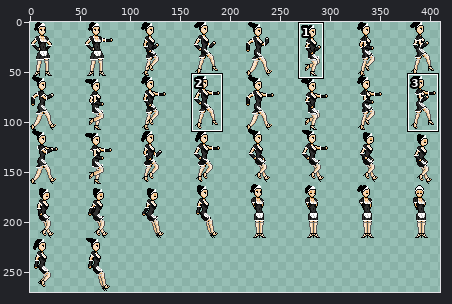
Sprite sheet -- Platformer/Assets/Images/HeroineBase.png. The picture above shows the old version from afar; the outline marks the close-up.
Close-up. Before the edit:
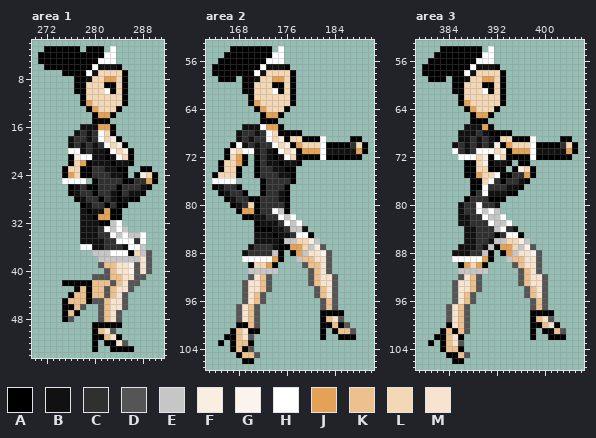
The file is 432x270 pixels. Colours within 5 levels of each other are drawn and written as one. Shown: area 1: x 270..291, y 2..54; area 2: x 163..190, y 53..107; area 3: x 379..406, y 53..107. The wide view leaves out empty margins. The commit also changed other parts of the picture, which this record leaves out.
Palette (. is transparent): A #000000  B #111111  C #303030  D #555555  E #c6c6c6  F #f8eee2  G #faf4ec  H #ffffff  J #e3a256  K #ecc18e  L #f4d7b5  M #f8e4ce
Pixels before, area 1, first column x 271:
 3 .AAAAAA.AAA.H.......
 4 AAAAAAAAAAAHH.......
 5 AAAAAAAAAAHHH.......
 6 .AAAAAAAAHBBBA......
 7 ....AAAAHBLLLLA.....
 8 ......AABLLJJLA.....
 9 ......AALLLAALA.....
10 ......AALLLHALA.....
11 .......ALLLLLLA.....
12 .......AJLLLLLA.....
13 ........AJLLLA......
14 .........AJJA.......
15 .........AAA........
16 .......BBBJJA.......
17 ......BCBCHLA.......
18 .....BCCBCHLFA......
19 .....BCBCBCHLFA.....
20 .....HHBCBBAHLFA....
21 .....AFHHBBABHLA....
22 .....ALJABBBABBA....
23 ....ALLAACCBBAA..AA.
24 ....AJLAACCCBBA.AFLA
25 ....HHHH.ACCCCAACCJA
26 .....ABCAACCCACCCBA.
27 .....ABCCACCBACBBA..
28 ......ABCCACBABAA...
29 .......ABCCACAA.....
30 .......BABBJAA......
31 .......BBAJJAA......
32 .......BBBAAEH......
33 .......BBBCHEHE.....
34 .......BBBCCHEHEEH..
35 .......BBBBCCHHHCH..
36 .......HHBBCCCBHHE..
37 .........EEEHHHALED.
38 ..........EEEEEEEMD.
39 ..........DKKMMGDMD.
40 ...........DKMMGDMD.
41 .........DDDKKMMDD..
42 ....AAAAAKKKDKMDD...
43 ......AKAKKDKMMD....
44 .....AKKAKKDKMD.....
45 ....AKKKADDKMMD.....
46 ....AAKD..DKMMD.....
47 ....AKA...DKMD......
48 ....AD....DKMD......
49 .........AAAAA......
50 .........AKMD.......
51 .........AAKMA......
52 .........A.AAMD.....
53 .........A..AAAA....
Pixels before, area 2, first column x 164:
 54 ...AAAAAAA.H..............
 55 ..AAAAAAAAHH..............
 56 .AAAAAAAAHHH..............
 57 AAAAAAAAHBBBA.............
 58 AAAAAAAHBLLLLA............
 59 .AAA.AABLLJJLA............
 60 .....AALLLAALA............
 61 .....AALLLHALA............
 62 ......ALLLLLLA............
 63 ......AJLLLLLA............
 64 .......AJLLLA.............
 65 ........AJJA..............
 66 ........AAA...............
 67 .....BBBHJJA..............
 68 ....BCCBCHLAAAA...........
 69 ....BCBCCHLFALLAAAH....AA.
 70 ...AHBCBCCHLFAJLLLHAAAACLA
 71 ..AFLHHBCBAHLFAJJJHBBBBBJA
 72 ..ALJA.ACBABHLAAAAHAAAAAA.
 73 .ALLJA.ACBBABBA...........
 74 .ALLA..ACCBBAA............
 75 ALLLA..ACCCBBA............
 76 HHHH....ACCCCA............
 77 ABCCA...ACCCA.............
 78 .ABCCA..ACCBA.............
 79 ..ABCCAACCCBA.............
 80 ...ABCLACCCCA.............
 81 ....AJJACCHEA.............
 82 .....AABBCCHEH............
 83 .......ABBBCHEH...........
 84 .......AAABBCEEB..........
 85 .......BBBABBCHHA.........
 86 .......BBBBAEELLFE........
 87 ......BCCCBAAJJLEFD.......
 88 .....BCCCCEA.AJEMMGD......
 89 .....HHHHHJA..EKKMMD......
 90 ......ALLJA....DKKMD......
 91 ......EEEEE.....DKMD......
 92 ......DMKD......DKMMD.....
 93 .....DMMKD......DKMMD.....
 94 .....DMMKD.......DKMD.....
 95 .....DMKD........DKMD.....
 96 .....DMKD.........DKD.....
 97 ....DMKD..........DKD.....
 98 ....DMKD..........AAAA....
 99 ....DMKD..........AKMD....
100 ....AAKD..........AAKAD...
101 ...AKMAA..........A.AKKD..
102 ..AAKMD...........A..AAA..
103 .A.AKKA...................
104 ...AKAD...................
105 ....AKKD..................
106 .....AA...................
Pixels before, area 3, first column x 380:
 54 ...AAAAAAA.H..............
 55 ..AAAAAAAAHH..............
 56 .AAAAAAAAHHH..............
 57 AAAAAAAAHBBBA.............
 58 AAAAAAAHBLLLLA............
 59 .AAA.AABLLJJLA............
 60 .....AALLLAALA............
 61 .....AALLLHALA............
 62 ......ALLLLLLA............
 63 ......AJLLLLLA............
 64 .......AJLLLA.............
 65 ........AJJA..............
 66 ........AAA...............
 67 .......BBBJA..............
 68 ......BBBCBAAAA...........
 69 ......BBCBCBALLAAAH....AA.
 70 .....BCBCBCBFAJLLLHAAAACLA
 71 .....HCBCHHHLFAJJJHBBBBBJA
 72 ......HHHLFAHLAAAAHAAAAAA.
 73 .......AALFABBA.AA........
 74 .......AALLAAA.AFLA.......
 75 .......AAJLLHAACCJA.......
 76 ........AALHCACCBA........
 77 ........AAHCCCBBA.........
 78 ........ACHBBBAA..........
 79 .......ACCCAAA............
 80 ......BCCHCCB.............
 81 ......BCCHEHE.............
 82 ......BBCCHEEH............
 83 ......BBCCCHEEH...........
 84 .......BBCCCEHCB..........
 85 .......BBCCCACHHA.........
 86 .......BBCCBEELLFE........
 87 ......BBBCBEAJJLEGD.......
 88 .....BBBCCEA.AJEMMGD......
 89 .....HHHHHJA..EKKMMD......
 90 ......AJLJA....DKMMD......
 91 ......EEEEE.....DKMD......
 92 ......DMKD......DKMMD.....
 93 .....DMMKD......DKMMD.....
 94 .....DMMKD.......DKMD.....
 95 .....DMKD........DKMD.....
 96 .....DMKD.........DKD.....
 97 ....DMKD..........DKD.....
 98 ....DMKD..........AAAA....
 99 ....DMKD..........AKMD....
100 ....AMKD..........AAKMA...
101 ...AKAKD..........A.AAKD..
102 ..AAKMA...........A..AAA..
103 .A.AKMD...................
104 ...AKKA...................
105 ....AAKD..................
106 .....AA...................
The same view after the edit:
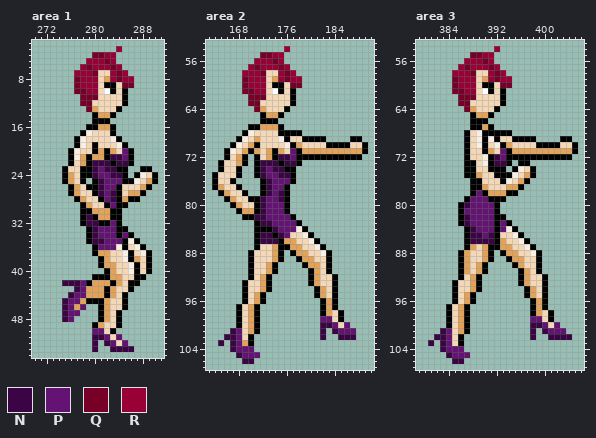
Colours new in this view: N #3b0545  P #651275  Q #770029  R #990035
Changes in this commit:
Changed rows in their new state; - is an unchanged pixel.
Area 1:
first column x 271:
 3 -......-...-.R-----
 4 .........QQRR------
 5 ........RRRQR------
 6 -......RQRRRQR-----
 7 ----..RRRQ--RQR----
 8 ------QRRR--RQRR---
 9 ------QRRR----QQ---
10 ------QQRR---------
11 -------QQQ---------
12 -------QQ----------
13 --------Q----------
16 -------.AA---------
17 ------.AFLL--------
18 -----.AFLLL--------
19 -----.AFLALL-------
20 -----AFLLAJ-J-P----
21 -------JAJJ-NNP----
22 ---------NNN-NN----
23 ---------NPNN------
24 ---------NPPNN-----
25 ----AJLA--NPPP--FL-
26 ------JL--NPP-LLLJ-
27 ------JLL-NPN-LJJ--
28 -------JLL-PN-J----
29 --------JLL-P------
30 -------A-JJ--------
31 -------AN----------
32 -------ANN--PA-----
33 -------.ANPPPAA----
34 -------.ANPPPAPA..-
35 -------.ANNPPPAFA.-
36 -------..APPPFALFA-
37 ---------AJJLLF--FA
38 ----------AJLLFAJLA
39 ----------AJJLLFALA
40 -----------AJLLFALA
41 ---------AAAJJLLAA-
42 ----NNNP-JJJAJLAA--
43 ------NPJJJAJLLA---
44 -----NPPJJJAJLA----
45 ----NPPJ-AAJLLA----
46 ----NPJP--AJLLA----
47 ----NPP---AJLA-----
48 ----NP----AJLA-----
49 ----------JLL------
50 ---------PPLA------
51 ---------NNPLP-----
52 ---------N-NPLP----
53 ---------N--NNNN---
Area 2:
first column x 164:
 54 ---.......-.R-----------
 55 --......QQRR------------
 56 -......RRRQR------------
 57 ......RQRRRQR-----------
 58 .....RRRQ--RQR----------
 59 -...-QRRR--RQRR---------
 60 -----QRRR----QQ---------
 61 -----QQRR---------------
 62 ------QQQ---------------
 63 ------QQ----------------
 64 -------Q----------------
 67 -----.AAJ---------------
 68 ----.AFLLL--------------
 69 ----AFLJLL--------A-----
 70 ----FLJALLL-------L----L
 71 -----JAJLJ-J-P----JJJJJJ
 72 --------LJ-NNP----A-----
 73 --------NNN-NN----------
 74 --------NPNN------------
 75 --------NPPNN-----------
 76 ALLA-----NPPP-----------
 77 -JLL-----NPP------------
 78 --JLL----NPN------------
 79 ---JLL--NPPN------------
 80 ----JL--NPPP------------
 81 --------NPPP------------
 82 -------NNPPPPA----------
 83 --------NNPPPPA---------
 84 ----------NPPPFA--------
 85 -------ANN-NPLLF--------
 86 -------ANNN-JJ---A------
 87 ------.ALLJ-----L-A-----
 88 -----.ALLLJ----JLLFA----
 89 -----.ALLL----AJJLLA----
 90 ---------------AJJLA----
 91 ------ALLJA-----AJLA----
 92 ------ALJA------AJLLA---
 93 -----ALLJA------AJLLA---
 94 -----ALLJA-------AJLA---
 95 -----ALJA--------AJLA---
 96 -----ALJA---------AJA---
 97 ----ALJA----------AJA---
 98 ----ALJA-----------JL---
 99 ----ALJA----------PPLA--
100 -----LJA----------NNPLP-
101 ---NPLJ-----------N-NPPP
102 --NNPLA-----------N--NNN
103 -N-NPJ------------------
104 ---NPPP-----------------
105 ----NPPP----------------
106 -----NN-----------------
Area 3:
first column x 380:
 54 ---.......-.R------------
 55 --......QQRR-------------
 56 -......RRRQR-------------
 57 ......RQRRRQR------------
 58 .....RRRQ--RQR-----------
 59 -...-QRRR--RQRR----------
 60 -----QRRR----QQ----------
 61 -----QQRR----------------
 62 ------QQQ----------------
 63 ------QQ-----------------
 64 -------Q-----------------
 67 -------.AA---------------
 68 ------.ALFA--------------
 69 ------.ALFAF------A------
 70 -----..ALFAL------L----L-
 71 -----..ALLAJ-P----JJJJJJ-
 72 ------.AL---NP----A------
 73 ------------NN-----------
 75 ------------A--FL--------
 76 -----------LL-FLJ--------
 77 ----------JLLLJJ---------
 78 ---------PAJJJ-----------
 79 --------PPP--------------
 80 ------ANPPPPA------------
 81 ------APPPPPA------------
 82 ------ANPPPPAA-----------
 83 ------ANPPPPAPA----------
 84 -------ANPPPAPFA---------
 85 -------ANNPN-LLF---------
 86 -------ANNNNAJ---A-------
 87 ------.AJLJA----LFA------
 88 -----.AJLLJ----JLLFA-----
 89 -----.AJLL----AJJLLA-----
 90 ---------------AJLLA-----
 91 ------AJLJA-----AJLA-----
 92 ------ALJA------AJLLA----
 93 -----ALLJA------AJLLA----
 94 -----ALLJA-------AJLA----
 95 -----ALJA--------AJLA----
 96 -----ALJA---------AJA----
 97 ----ALJA----------AJA----
 98 ----ALJA-----------JL----
 99 ----ALJA----------PPLA---
100 -----LJA----------NNPLP--
101 ---NPLJA----------N-NPPP-
102 --NNPL------------N--NNNN
103 -N-NPLA------------------
104 ---NPPP------------------
105 ----NPPP-----------------
106 -----NN------------------
Where, in picture pixels (left, top, right, bottom), the same in both close-ups:
changed: (38, 46, 152, 352)
changed: (212, 46, 356, 364)
changed: (422, 46, 572, 364)
